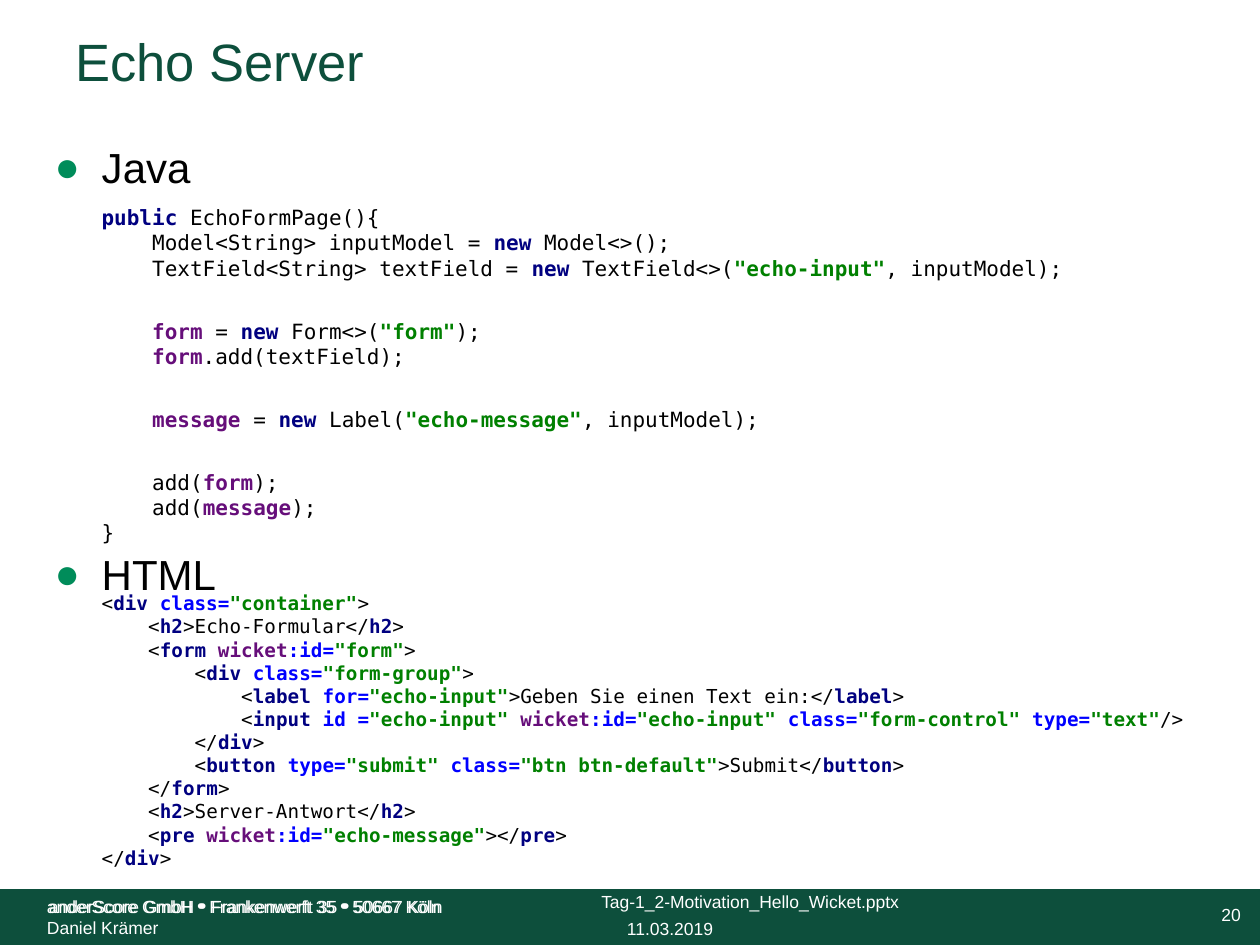
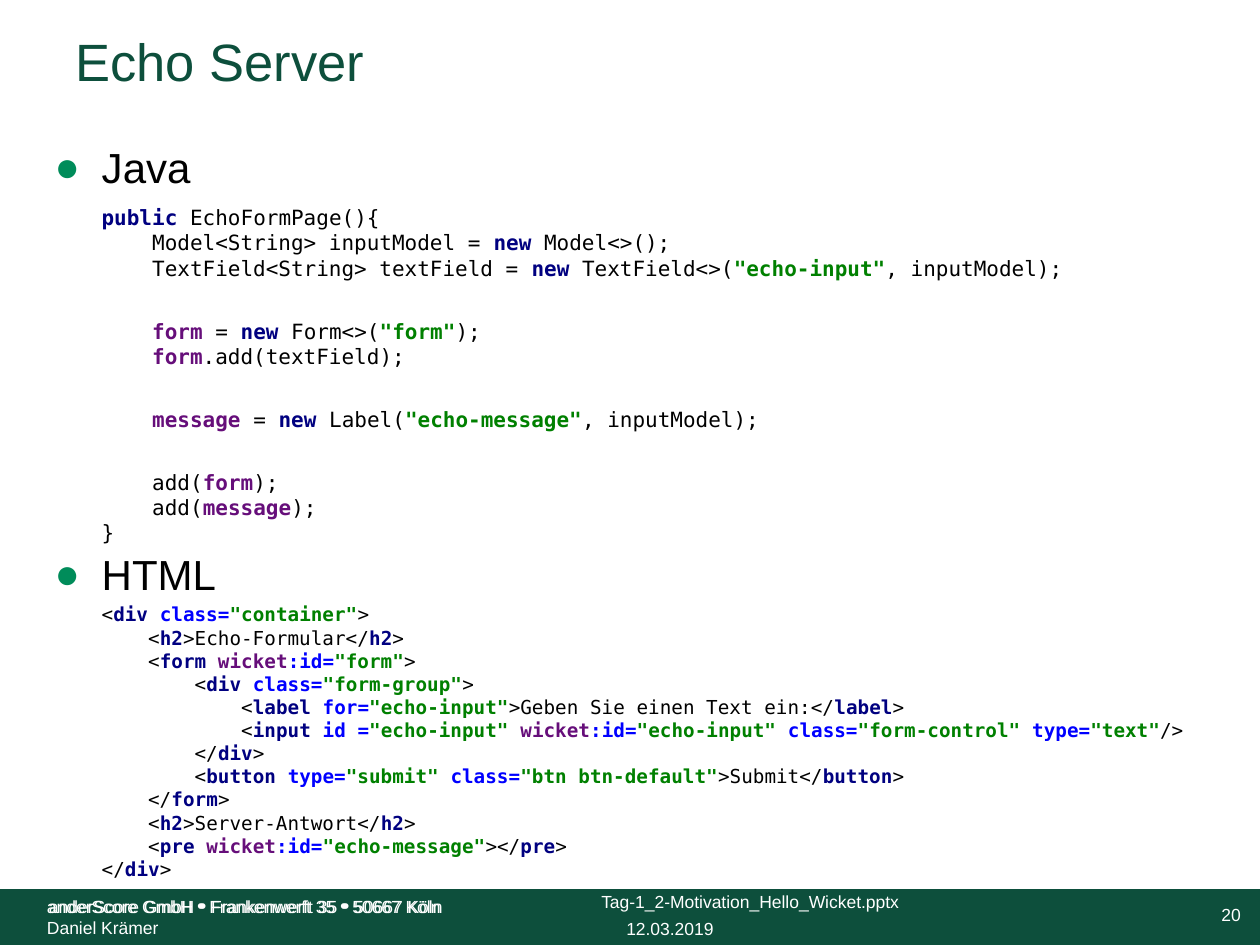
Before and after one commit to anderscore-gmbh/wicket-training, a slide deck: slide 20 of slides/Tag-1_2-Motivation_Hello_Wicket.pptx. Drawn at 1260x945 pixels with LibreOffice and Linux fonts; fonts in the diff are those of the drawing; background and template pictures are left out. Boxes give left, top, right and bottom in pixels: in the first picture for what was removed or moved away, otherwise in the second. Text is boxed around its words. In the diff, an @@ line names an element or a change of style, - is before the commit and + after.

```diff
--- a/slides/Tag-1_2-Motivation_Hello_Wicket.pptx
+++ b/slides/Tag-1_2-Motivation_Hello_Wicket.pptx
@@ text "<div class="container"> <h2>Echo-Formular</h2> <form wicket: ...": place and size @@
-text "<div class="container"> <h2>Echo-Formular</h2> <form wicket: ..." at (102,595,1183,867)
+text "<div class="container"> <h2>Echo-Formular</h2> <form wicket: ..." at (102,606,1183,878)
@@ text at (626,922,713,935): text changed @@
-11.03.2019
+12.03.2019
```
Also in this commit, not shown: 20 other slides changed.
